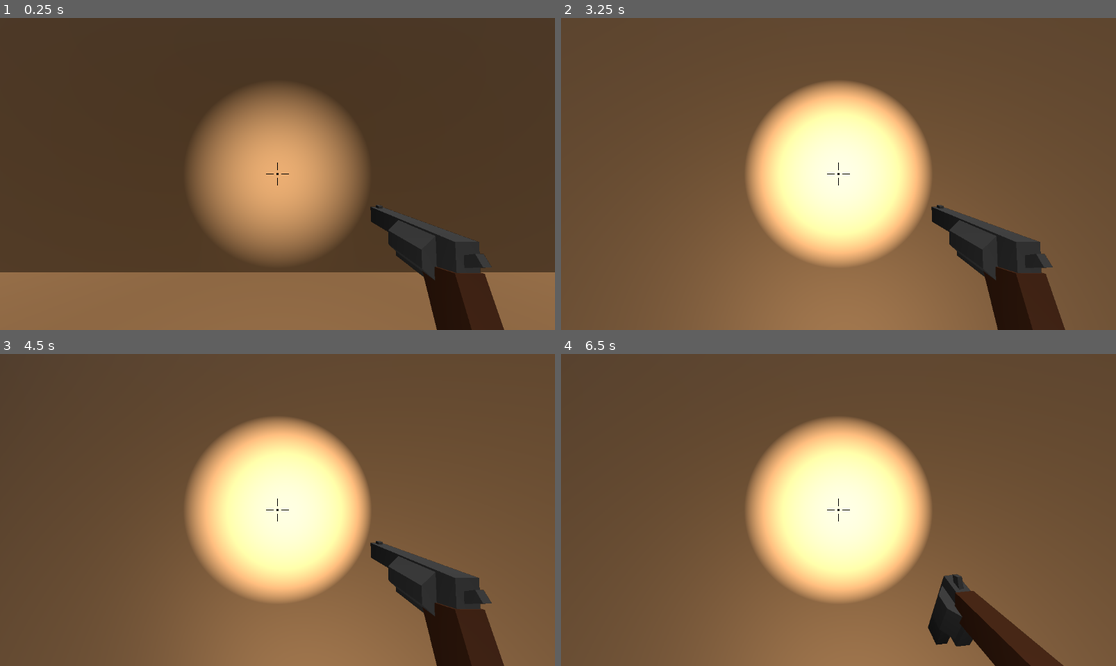
Above: before the commit, frames 1-4 (two rows, left to right).
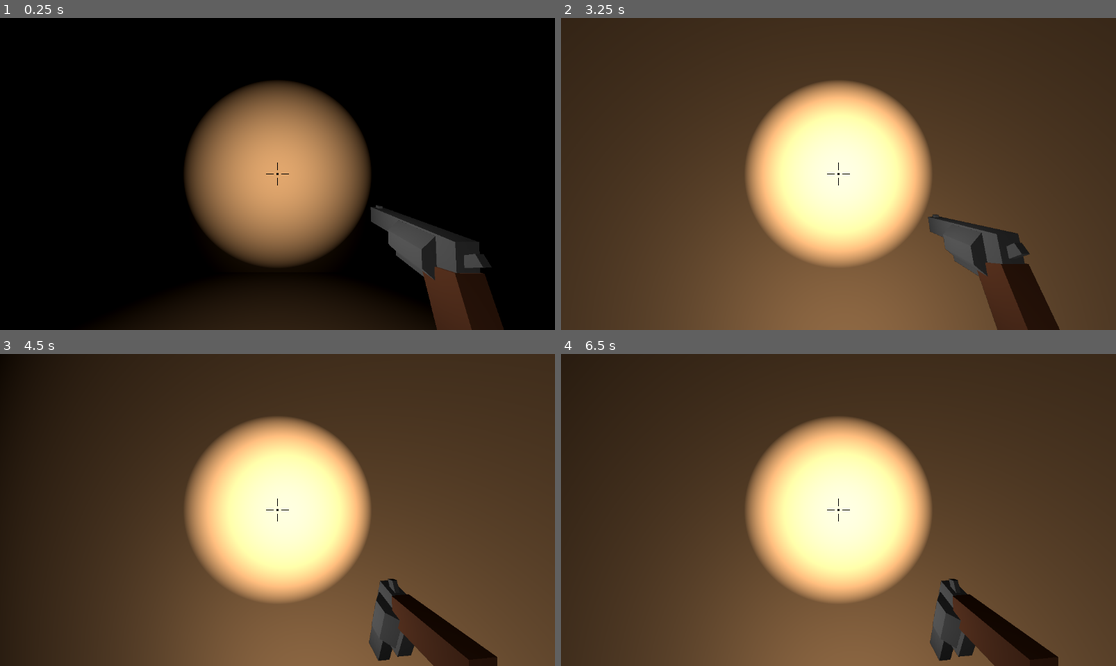
Above: after the commit, the same moments.

Repository: isterkvarn/MazeShooter
Game: Godot game, scene res://main.tscn
Same seed, same stepped clock (60 frames per second), same inputs: the game is played once before the commit and once after it.
Inputs (mouse positions are in pixels of both pictures, inside the frame that each line leads up to):
- Up to frame 1 (0.25 s): no input
- Up to frame 2 (3.25 s): tap Enter at 0.5, 2 s; move the mouse to (866, 174) at 0.52 s; hold W (forward) from 0.53 s (still down); click (866, 174) at 0.6 s; tap Space (jump) at 0.77, 1.25, 1.52, 2.75, 3.02 s; move the mouse to (810, 174) at 1.27 s; click (810, 174) at 1.35 s; move the mouse to (849, 167) at 2.02 s; click (849, 167) at 2.1 s; move the mouse to (832, 180) at 2.77 s; click (832, 180) at 2.85 s
- Up to frame 3 (4.5 s): keep holding W (forward); move the mouse to (316, 513) at 3.52 s; click (316, 513) at 3.6 s; tap Space (jump) at 3.77 s; move the mouse to (233, 506) at 4.27 s; click (233, 506) at 4.35 s
- Up to frame 4 (6.5 s): tap Space (jump) at 4.52, 6.02 s; move the mouse to (844, 510) at 5.02 s; click (844, 510) at 5.1 s; tap Enter at 5.75 s; move the mouse to (816, 503) at 5.77 s; release W (forward) at 5.78 s; hold D (right) from 5.78 s (still down); click (816, 503) at 5.85 s

The runs differ from the first frame. In frame 1, 87% of the frame differs, in the area x 0-100%, y 0-100%; in frame 2, 72%; in frame 3, 76%; in frame 4, 75%.

Commit message:
added light for gun and removed dir light

Diff:
--- a/main.tscn
+++ b/main.tscn
@@ -11,7 +11,4 @@
 unique_name_in_owner = true
 transform = Transform3D(1, 0, 0, 0, 1, 0, 0, 0, 1, 5.63985, 26.4901, -32.3342)
 
-[node name="DirectionalLight3D" type="DirectionalLight3D" parent="."]
-transform = Transform3D(1, 0, 0, 0, 0.235871, 0.971784, 0, -0.971784, 0.235871, 0, 23.3383, 0)
-
 [node name="Maze" parent="." instance=ExtResource("3_fgq4a")]
--- a/player/player.gd
+++ b/player/player.gd
@@ -13,9 +13,9 @@
 @onready var animator = $RotationHelper/AnimationPlayer
 @onready var shoot_ray = $RotationHelper/ShootRay
 
-const MAG_SIZE = 6
+const MAG_SIZE = 4
 const MUZZLE_TIME = 0.2
-const RELOAD_TIME = 3
+const RELOAD_TIME = 6
 
 var mag = MAG_SIZE
 var reload_timer = 0
--- a/player/player.tscn
+++ b/player/player.tscn
@@ -24,7 +24,7 @@
 
 [sub_resource type="Animation" id="Animation_8a8rm"]
 resource_name = "reload"
-length = 3.0
+length = 6.0
 tracks/0/type = "value"
 tracks/0/imported = false
 tracks/0/enabled = true
@@ -32,7 +32,7 @@
 tracks/0/interp = 1
 tracks/0/loop_wrap = true
 tracks/0/keys = {
-"times": PackedFloat32Array(0.2, 1, 2, 3),
+"times": PackedFloat32Array(0.2, 1.5, 4.5, 6),
 "transitions": PackedFloat32Array(1, 1, 1, 1),
 "update": 0,
 "values": [Vector3(1.27396e-09, -0.08875, 0.0371755), Vector3(-1.20337, -0.249314, 0.270466), Vector3(-1.20337, -0.249314, 0.270466), Vector3(1.27396e-09, -0.08875, 0.0371755)]
@@ -103,7 +103,7 @@
 skeleton = NodePath("../..")
 
 [node name="OmniLight3D" type="OmniLight3D" parent="RotationHelper/MuzzleFlash"]
-transform = Transform3D(6.66667, 0, 0, 0, 6.66667, 0, 0, 0, 6.66667, -2.33269, 6.16892, -7.39519)
+transform = Transform3D(1, 0, 0, 0, 1, 0, 0, 0, 1, -2.33269, 6.16892, -7.39519)
 layers = 3
 light_color = Color(0.984314, 0.803922, 0, 1)
 light_energy = 1.5
@@ -115,6 +115,12 @@
 layers = 2
 mesh = ExtResource("2_hj4ws")
 skeleton = NodePath("../..")
+
+[node name="OmniLight3D" type="OmniLight3D" parent="RotationHelper/Gun"]
+transform = Transform3D(1, 1.39698e-09, 0, -1.39698e-09, 1, 0, 0, 0, 1, -6.28522, 5.52327, -1.48481)
+layers = 2
+light_cull_mask = 4294966274
+omni_range = 1.17686
 
 [node name="SpotLight3D" type="SpotLight3D" parent="RotationHelper"]
 transform = Transform3D(1, 0, 0, 0, 1, 0, 0, 0, 1, 0, -0.0435137, 0)
Not shown: 4 places in maze-generation/maze.tscn that only renumber resources
